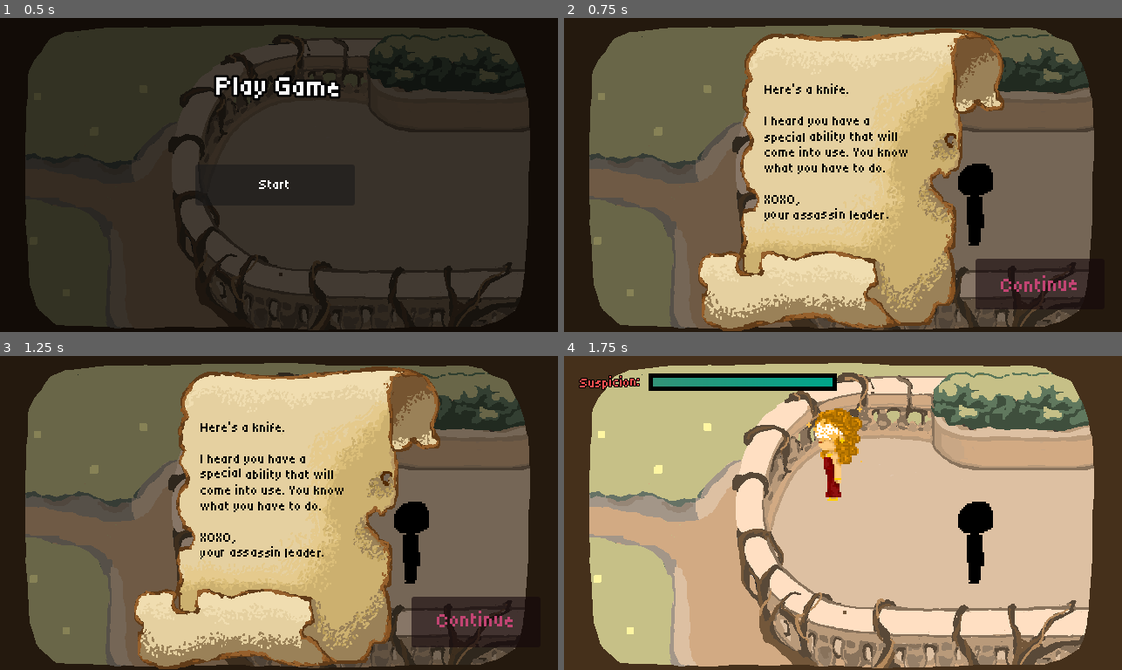
Above: before the commit, frames 1-4 (two rows, left to right).
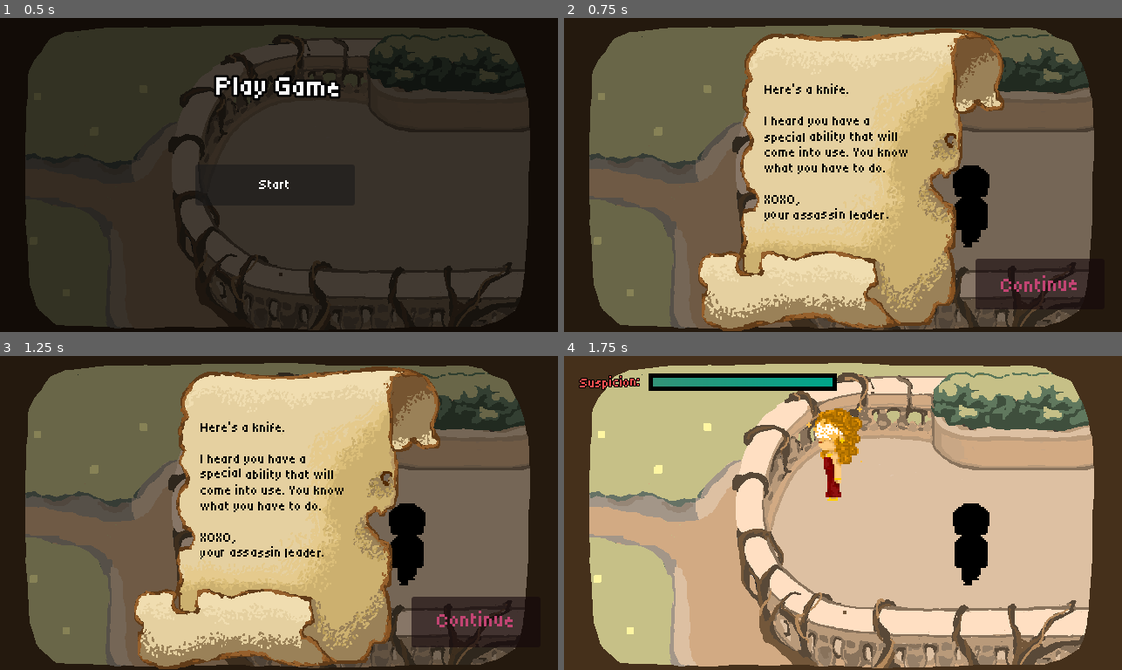
Above: after the commit, the same moments.

Repository: Tanner202/masquerade_game
Game: Godot game, scene res://Scenes/StartScene.tscn
Two runs of this game, one before a commit and one after it. Both use one fixed random seed, a clock stepped at 60 frames per second and the inputs below. Sound files missing from this copy of the repository are replaced by a short silence.
Inputs:
- Up to frame 1 (0.5 s): no input
- Up to frame 2 (0.75 s): click "[font_size=16]Start" at 0.5 s
- Up to frame 3 (1.25 s): no input
- Up to frame 4 (1.75 s): click "[color=white][font_size=24][w…" at 1.25 s

Frame 1 is identical in both runs. In frame 2, 0.6% of the frame differs, in the area x 69-77%, y 46-74%; in frame 3, 0.6%; in frame 4, 0.6%.

Commit message:
Fixed saving your sprite between scenes

Diff:
--- a/GameController/GameState.gd
+++ b/GameController/GameState.gd
@@ -5,6 +5,8 @@
 
 var susLevel : float
 var maxSusLevel : float = 1
+
+var playerChar : Player.Char
 
 func complete_npc(npc_name: String) -> void:
 	if npc_name not in completed_npcs:
@@ -30,6 +32,7 @@
 # constructor
 func _init():
 	susLevel = 0
+	playerChar = Player.Char.NONE
 
 func addToSus(amount : float) -> void:
 	susLevel += amount
--- a/character_body_2d.gd
+++ b/character_body_2d.gd
@@ -20,11 +20,11 @@
 #		animated_sprite_2d.play("stab")
 
 func playStab():
-	setSpriteTo(Char.NONE)
+	setSpriteTo(Char.NONE, false)
 	curAnimatedSprite.play("stab")
 	await get_tree().create_timer(0.6).timeout
 
-func setSpriteTo(transformInto : Char):
+func setSpriteTo(transformInto : Char, setSprite : bool):
 	curChar = transformInto
 	base_animated_sprite.hide()
 	bw_animated_sprite.hide()
@@ -37,22 +37,26 @@
 		curAnimatedSprite = base_animated_sprite
 	curAnimatedSprite.show()
 
+	if (setSprite):
+		Controller.gameState.playerChar = transformInto
+
 func setSpriteToFun(transformInto : Char):
 	var oldChar = curChar
 	print("Start setSpriteToFun")
-	setSpriteTo(transformInto)
+	setSpriteTo(transformInto, false)
 	await get_tree().create_timer(0.1).timeout
-	setSpriteTo(oldChar)
+	setSpriteTo(oldChar, false)
 	await get_tree().create_timer(0.1).timeout
-	setSpriteTo(transformInto)
+	setSpriteTo(transformInto, false)
 	await get_tree().create_timer(0.1).timeout
-	setSpriteTo(oldChar)
+	setSpriteTo(oldChar, false)
 	await get_tree().create_timer(0.1).timeout
-	setSpriteTo(transformInto)
+	setSpriteTo(transformInto, false)
 	print("Done with setSpriteToFun")
+	Controller.gameState.playerChar = transformInto
 
 func _ready():
-	setSpriteTo(Char.NONE)
+	setSpriteTo(Controller.gameState.playerChar, false)
 	Controller.setPlayer(self)
 
 func get_input():
--- a/player.tscn
+++ b/player.tscn
@@ -28,6 +28,7 @@
 
 [node name="AnimatedSprite2D" type="AnimatedSprite2D" parent="Player" unique_id=168577717]
 sprite_frames = ExtResource("3_hqtel")
+animation = &"walk_vertical"
 script = ExtResource("4_hqtel")
 
 [node name="BWAnimatedSprite" type="AnimatedSprite2D" parent="Player" unique_id=283328263]
Not shown: 1 places in Art/jester.tres that only renumber resources
